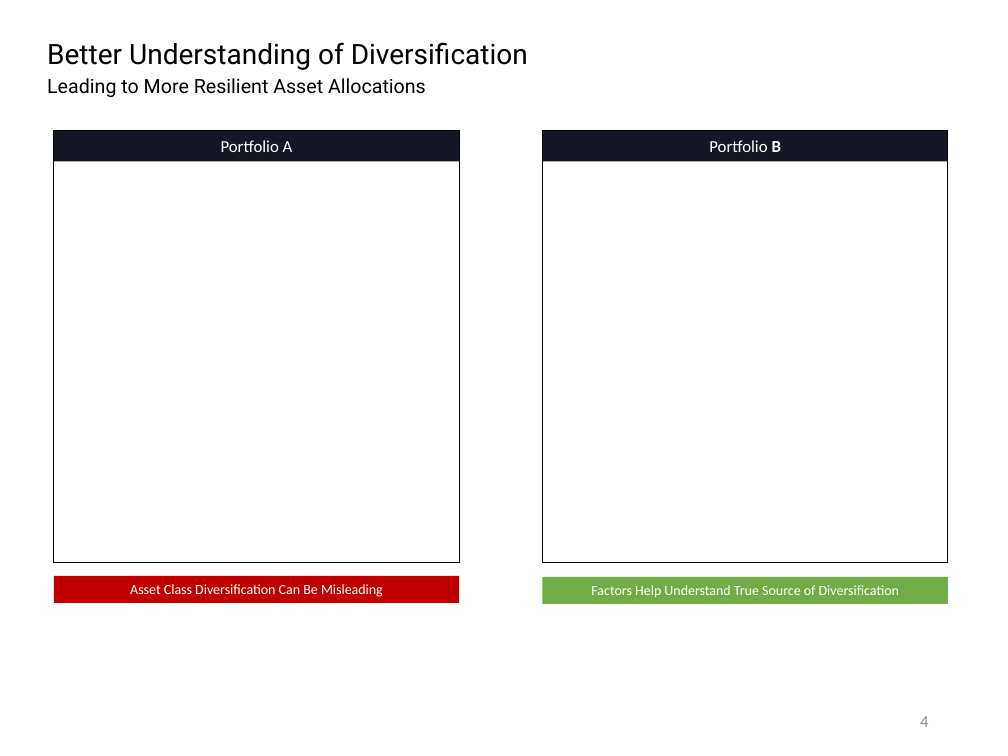
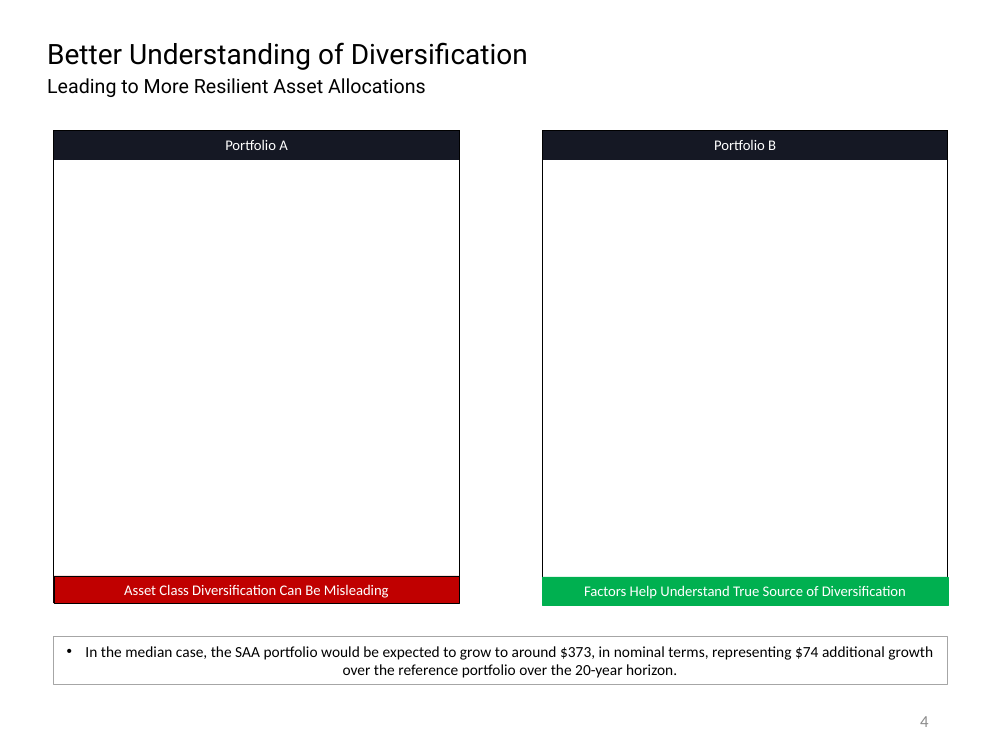
Before and after one commit to fabarker/epsilon-phi, a slide deck: slide 4 of epsilon-phi-core/src/python/epsilonPhi/ep_saa/marketing/Factor Model and Case Studies.pptx. Drawn at 1008x756 pixels with LibreOffice and Linux fonts; fonts in the diff are those of the drawing. Boxes give left, top, right and bottom in pixels: in the first picture for what was removed or moved away, otherwise in the second. Text is boxed around its words. In the diff, an @@ line names an element or a change of style, - is before the commit and + after.

Commit message:
fix bug in fx risk decomposition, additions to case studies

```diff
--- a/epsilon-phi-core/src/python/epsilonPhi/ep_saa/marketing/Factor Model and Case Studies.pptx
+++ b/epsilon-phi-core/src/python/epsilonPhi/ep_saa/marketing/Factor Model and Case Studies.pptx
@@ rectangle "Portfolio A" at (53, 131, 459, 160): size 12 to 10.5 pt @@
@@ rectangle: place and size @@
-rectangle at (53, 131, 459, 562)
+rectangle at (53, 131, 459, 603)
@@ rectangle "Portfolio B" at (542, 131, 948, 160): size 12 to 10.5 pt; bold off in "B" @@
@@ rectangle: place and size @@
-rectangle at (542, 131, 948, 562)
+rectangle at (542, 131, 948, 604)
@@ rectangle "Asset Class Diversification Can Be ..." at (53, 576, 459, 604): size 10 to 10.5 pt; outline none to #000000 0.5 pt @@
@@ rectangle "Factors Help Understand True Source ..." at (542, 577, 948, 605): size 10 to 10.5 pt; fill #70AD47 to #00B050; outline none to #00B050 0.25 pt @@
@@ rectangle added at (53, 637, 948, 684), outline #A6A6A6 0.5 pt, 11 pt, text #000000 @@
+• In the median case, the SAA portfolio would be expected to grow to around $373, in nominal terms, representing $74 additional growth over the reference portfolio over the 20-year horizon.
```
Also in this commit, not shown: 3 other slides changed, 14 slides added, 12 other files.
